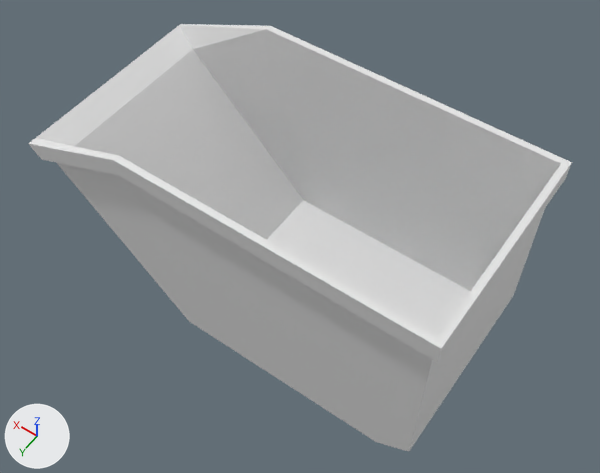
The glTF model public/models/3,1m/gltf/3,1m.gltf as it was, and as the next commit left it.
Rendered twice from a 50 mm camera at (-281.0, 370.0, 555.0) aimed at (-22.0, 7.0, -15.0). The lights are fixed; the arrows at lower left show +X, +Y and +Z. Vertices at the same position are counted once.
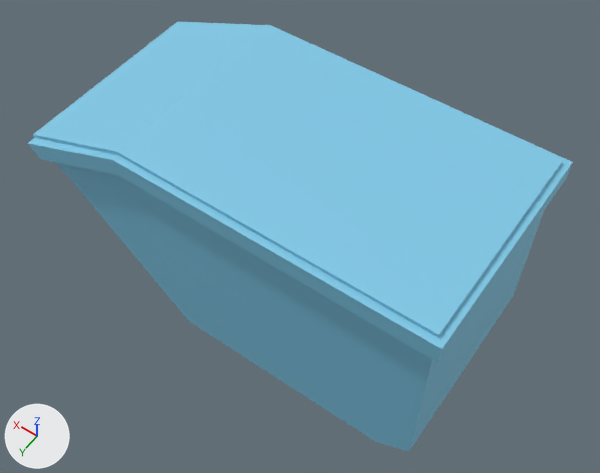
What changed in the scene script:
```text
Add mat_mat_1:
    mat_mat_1 = principled_material('Mat.1')
    mat_mat_1.base_color = (0.216, 0.586, 0.8)  # cyan #80c9e7
Change me_cube_1:
    used by ob_cube_1; location = (-34.9, 0.0, -18.7)
    remove me_cube_1.from_pydata(...)  # 46 vertices, 88 faces; spans x -162.0..231.0, y -99.0..99.0, z -82.0..115.0
    add me_cube_1.from_pydata(...)  # 84 vertices, 155 faces; spans x -163.0..231.0, y -99.0..99.0, z -82.0..119.0
    me_cube_1 part 1
    18 faces are deleted
    4 vertices move within x 215.0..231.0, y -99.0..99.0, z 58.0..66.0
    32 vertices are added at x -163.0..231.0, y -99.0..99.0, z 54.0..119.0
    6 new vertices lie (0.0, 186.0, 0.0) away from vertices in x -157.0..228.0, y -93.0, z 58.0..119.0
    85 new faces join them
    me_cube_1 part 2: 70 faces spanning x -162.0..226.0, y -99.0..99.0, z -82.0..115.0 switch from no material to mat_mat_1 (cyan #80c9e7)
```

Location of each change, (x1, y1, x2, y2) in pixels of the pictures (600 x 473 px):
'Cube.1', reshaped
    before: (28, 24, 572, 451)
    after: (27, 22, 573, 451)
part 1 of me_cube_1, built on
    before: (28, 24, 260, 321)
    after: (27, 22, 573, 363)
part 2 of me_cube_1, recoloured
    before: (37, 25, 572, 451)
    after: (51, 161, 544, 451)
